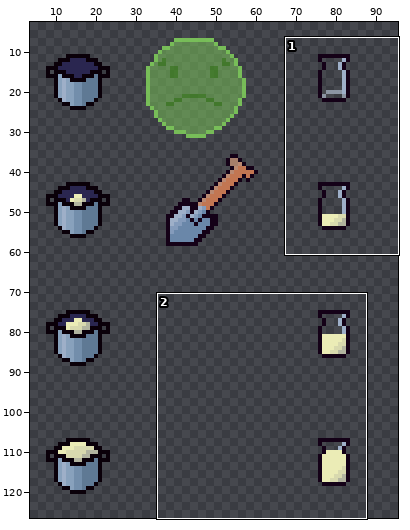
Sprite sheet: assets/placeholder/pot.png. Above, an overview of the earlier version with the close-up marked.
Close-up. Before the edit:
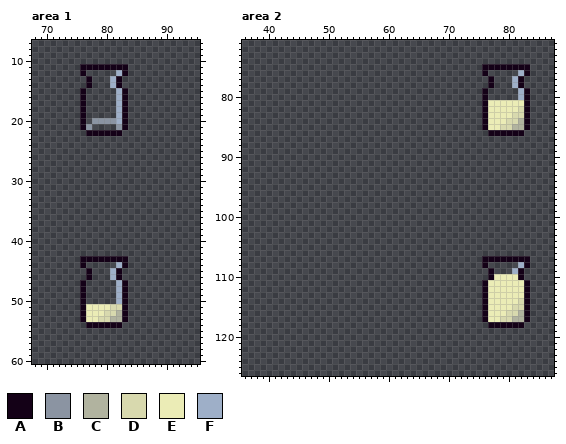
The file is 128x128 pixels. Colours within 5 levels of each other are drawn and written as one. Shown: area 1: x 68..95, y 7..60; area 2: x 36..87, y 71..126. The wide view leaves out empty margins.
Palette (. is transparent): A #140117  B #8b94a2  C #b1b39f  D #d8d9ae  E #ebecb6  F #9eafc8
Pixels before, area 1, first column x 76:
11 AAAAAAAA
12 A.....FA
13 .A...FA.
14 .A...FA.
15 A.....FA
16 A.....FA
17 A.....FA
18 A.....FA
19 A.....FA
20 A.BBBBFA
21 AB....BA
22 .AAAAAA.
23 ........
24 ........
25 ........
26 ........
27 ........
28 ........
29 ........
30 ........
31 ........
32 ........
33 ........
34 ........
35 ........
36 ........
37 ........
38 ........
39 ........
40 ........
41 ........
42 ........
43 AAAAAAAA
44 A.....FA
45 .A...FA.
46 .A...FA.
47 A.....FA
48 A.....FA
49 A.....FA
50 A.....FA
51 AEEEEDDA
52 AEEEDDCA
53 AEEDDCCA
54 .AAAAAA.
Pixels before, area 2 (only the part around the change), first column x 36:
 71 ....................................................
 72 ....................................................
 73 ....................................................
 74 ....................................................
 75 ........................................AAAAAAAA....
 76 ........................................A.....FA....
 77 .........................................A...FA.....
 78 .........................................A...FA.....
 79 ........................................A.....FA....
 80 ........................................A.....FA....
 81 ........................................AEEEEEEA....
 82 ........................................AEEEEEDA....
 83 ........................................AEEEEDDA....
 84 ........................................AEEEDDCA....
 85 ........................................AEEDDCCA....
 86 .........................................AAAAAA.....
 87 ....................................................
 88 ....................................................
 89 ....................................................
 90 ....................................................
 91 ....................................................
 92 ....................................................
 93 ....................................................
 94 ....................................................
 95 ....................................................
 96 ....................................................
 97 ....................................................
 98 ....................................................
 99 ....................................................
100 ....................................................
101 ....................................................
102 ....................................................
103 ....................................................
104 ....................................................
105 ....................................................
106 ....................................................
107 ........................................AAAAAAAA....
108 ........................................A.....FA....
109 .........................................A...FA.....
110 .........................................AEEEEA.....
111 ........................................AEEEEEEA....
112 ........................................AEEEEEEA....
113 ........................................AEEEEEEA....
114 ........................................AEEEEEDA....
115 ........................................AEEEEDDA....
116 ........................................AEEEDDCA....
117 ........................................AEEDDCCA....
118 .........................................AAAAAA.....
119 ....................................................
120 ....................................................
121 ....................................................
122 ....................................................
New version:
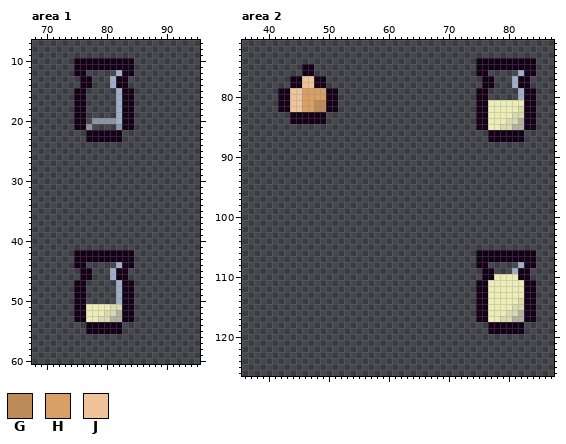
Colours new in this view: G #bc8b58  H #d9a066  J #eec39a
Change:
Changed rows in their new state; - is an unchanged pixel.
Area 1:
first column x 75:
10 AAAAAAAAAA
11 A--------A
12 A--------A
13 -A------A-
14 -A------A-
15 A--------A
16 A--------A
17 A--------A
18 A--------A
19 A--------A
20 A--------A
21 A--------A
23 --AAAAAA--
first column x 75:
42 AAAAAAAAAA
43 A--------A
44 A--------A
45 -A------A-
46 -A------A-
47 A--------A
48 A--------A
49 A--------A
50 A--------A
51 A--------A
52 A--------A
53 A--------A
55 --AAAAAA--
Area 2:
first column x 42:
 74 ---------------------------------AAAAAAAAAA
 75 ----AA---------------------------A--------A
 76 ----AA---------------------------A--------A
 77 --AAJJAA--------------------------A------A-
 78 --AAJJAA--------------------------A------A-
 79 AAJJHHHHAA-----------------------A--------A
 80 AAJJHHHHAA-----------------------A--------A
 81 AAJJHHGGAA-----------------------A--------A
 82 AAJJHHGGAA-----------------------A--------A
 83 --AAAAAA-------------------------A--------A
 84 --AAAAAA-------------------------A--------A
 85 ---------------------------------A--------A
 87 -----------------------------------AAAAAA--
first column x 75:
106 AAAAAAAAAA
107 A--------A
108 A--------A
109 -A------A-
110 -A------A-
111 A--------A
112 A--------A
113 A--------A
114 A--------A
115 A--------A
116 A--------A
117 A--------A
119 --AAAAAA--
Boxes around the changes in both close-ups, in picture pixels (x1, y1, x2, y2):
added: (74, 58, 134, 142)
added: (74, 250, 134, 334)
added: (476, 58, 536, 142)
added: (278, 64, 338, 124)
added: (476, 250, 536, 334)
